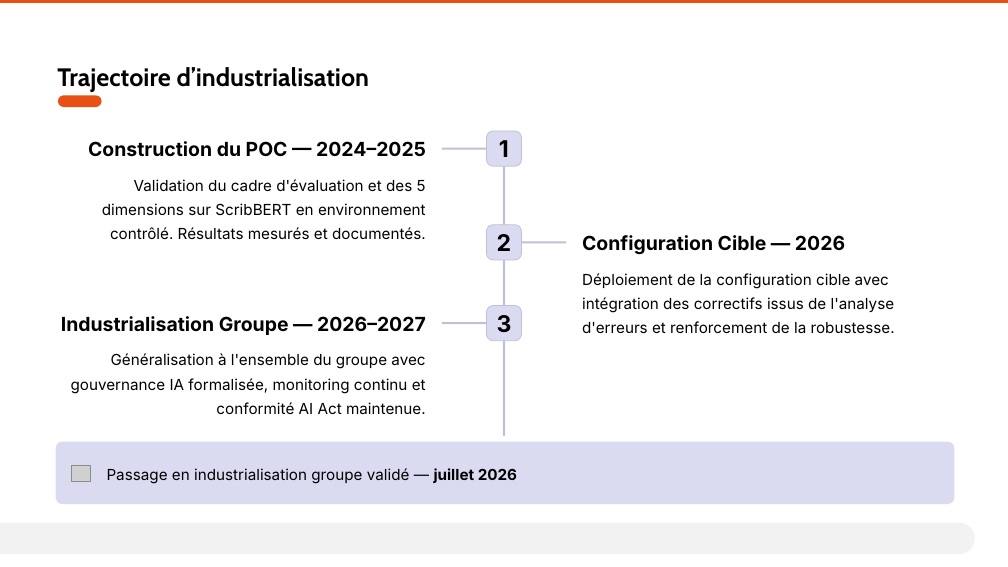
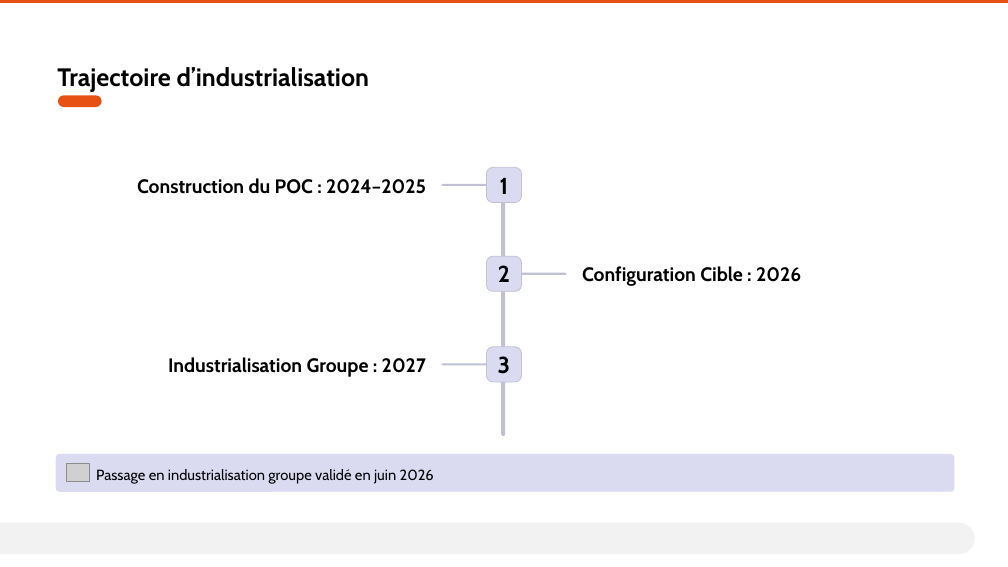
Before and after one commit to AurelienLELEU/memoire, a slide deck: slide 13 of Évaluer la cohérence et la fiabilité d'un système RAG en contexte industriel critique.pptx. Drawn at 1008x567 pixels with LibreOffice and Linux fonts; fonts in the diff are those of the drawing; grey boxes stand for pictures. Boxes give left, top, right and bottom in pixels: in the first picture for what was removed or moved away, otherwise in the second. Text is boxed around its words. In the diff, an @@ line names an element or a change of style, - is before the commit and + after.

```diff
--- a/Évaluer la cohérence et la fiabilité d'un système RAG en contexte industriel critique.pptx
+++ b/Évaluer la cohérence et la fiabilité d'un système RAG en contexte industriel critique.pptx
@@ text removed at bbox=[102, 179, 426, 239] @@
-Validation du cadre d'évaluation et des 5 dimensions sur ScribBERT en environnement contrôlé. Résultats mesurés et documentés.
@@ text at bbox=[137, 178, 426, 194]: text changed; font Inter to Cabin @@
-Construction du POC — 2024–2025
+Construction du POC : 2024–2025
@@ 2 rounded rectangles, 1 text: place and size @@
-2 rounded rectangles, 1 text at bbox=[442, 131, 521, 166]
+2 rounded rectangles, 1 text at bbox=[442, 167, 521, 203]
@@ rounded rectangle: place and size @@
-rounded rectangle at bbox=[503, 131, 505, 436]
+rounded rectangle at bbox=[501, 167, 505, 436]
@@ 2 rounded rectangles, 1 text: place and size @@
-2 rounded rectangles, 1 text at bbox=[486, 225, 566, 260]
+2 rounded rectangles, 1 text at bbox=[486, 256, 566, 292]
@@ text at bbox=[582, 266, 801, 286]: text changed; font Inter to Cabin @@
-Configuration Cible — 2026
+Configuration Cible : 2026
@@ text removed at bbox=[582, 273, 895, 333] @@
-Déploiement de la configuration cible avec intégration des correctifs issus de l'analyse d'erreurs et renforcement de la robustesse.
@@ text removed at bbox=[71, 353, 426, 414] @@
-Généralisation à l'ensemble du groupe avec gouvernance IA formalisée, monitoring continu et conformité AI Act maintenue.
@@ text at bbox=[168, 357, 426, 377]: text changed; font Inter to Cabin @@
-Industrialisation Groupe — 2026–2027
+Industrialisation Groupe : 2027
@@ 2 rounded rectangles, 1 text: place and size @@
-2 rounded rectangles, 1 text at bbox=[442, 306, 521, 341]
+2 rounded rectangles, 1 text at bbox=[442, 347, 521, 383]
@@ font Inter to Cabin in 3 elements at bbox=[498, 265, 510, 282], bbox=[500, 178, 509, 194], bbox=[498, 356, 510, 374] @@
@@ rounded rectangle: place and size @@
-rounded rectangle at bbox=[56, 442, 955, 504]
+rounded rectangle at bbox=[56, 454, 955, 492]
@@ picture: place and size @@
-picture at bbox=[71, 466, 91, 482]
+picture at bbox=[66, 464, 89, 482]
@@ text at bbox=[96, 469, 434, 484]: text changed; size 14.5 to 14 pt; font Inter to Cabin @@
-Passage en industrialisation groupe validé — juillet 2026
+Passage en industrialisation groupe validé en juin 2026
```
Also in this commit, not shown: 5 other slides changed, 1 other file.
